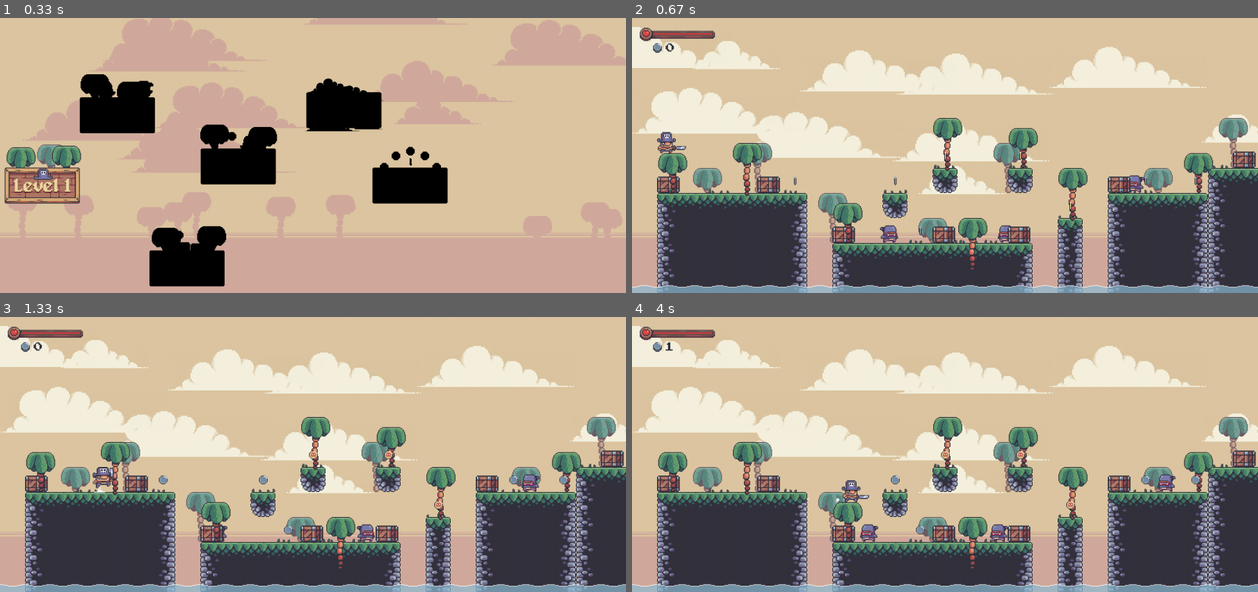
Above: before the commit, frames 1-4 (two rows, left to right).
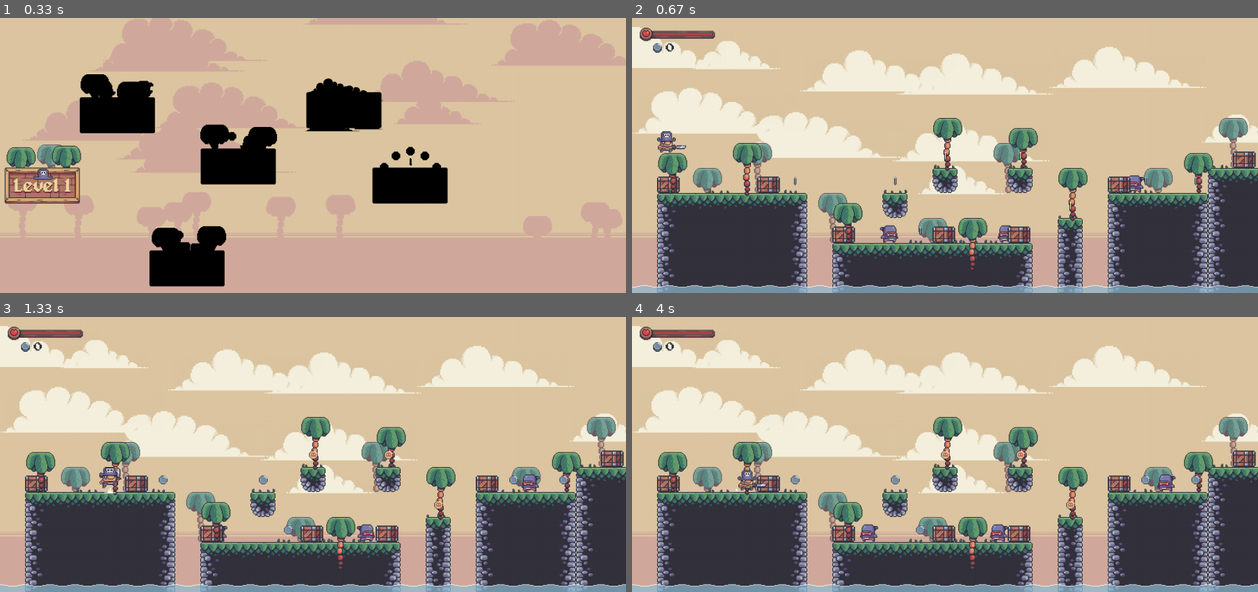
Above: after the commit, the same moments.

Repository: harryodubhghaill/pygame-platformer
Game: pygame game, started from main.py
The game is run twice, just before and just after one commit, with the same random seed, the same clock (stepped at 60 frames per second) and the same inputs.
Inputs:
- Up to frame 1 (0.33 s): no input
- Up to frame 2 (0.67 s): tap Space at 0.33 s
- Up to frame 3 (1.33 s): hold D 0.67-1.13 s; hold W from 1.17 s (still down)
- Up to frame 4 (4 s): release W at 1.47 s; hold D 1.5-1.97 s; hold D 2-2.53 s; hold D 2.57-2.97 s; hold W 3-3.37 s; hold D from 3.4 s (still down)

Frame 1 is identical in both runs. In frame 2, 0.2% of the frame differs, in the area x 4-9%, y 41-50%; in frame 3, 0.3%; in frame 4, 0.5%, in the area x 5-38%, y 9-68%.

Commit message:
fix player sword collision

Diff:
--- a/level.py
+++ b/level.py
@@ -203,24 +203,19 @@
 
     def horizontal_movement_collision(self):
         player = self.player.sprite
-        player.rect.x += player.direction.x * player.speed
+        player.collision_rect.x += player.direction.x * player.speed
         collidable_sprites = self.terrain_sprites.sprites() + self.crate_sprites.sprites() + self.fg_palm_sprites.sprites()
 
         for sprite in collidable_sprites:
-            if sprite.rect.colliderect(player.rect):
+            if sprite.rect.colliderect(player.collision_rect):
                 if player.direction.x < 0:
-                    player.rect.left = sprite.rect.right
+                    player.collision_rect.left = sprite.rect.right
                     player.on_left = True
                     self.current_x = player.rect.left
                 elif player.direction.x > 0:
-                    player.rect.right = sprite.rect.left
+                    player.collision_rect.right = sprite.rect.left
                     player.on_right = True
                     self.current_x = player.rect.right
-
-        if player.on_left and (player.rect.left < self.current_x or player.direction.x >= 0):
-            player.on_left = False
-        if player.on_right and (player.rect.right > self.current_x or player.direction.x <= 0):
-            player.on_right = False
 
     def vertical_movement_collision(self):
         player = self.player.sprite
@@ -228,20 +223,18 @@
         collidable_sprites = self.terrain_sprites.sprites() + self.crate_sprites.sprites() + self.fg_palm_sprites.sprites()
 
         for sprite in collidable_sprites:
-            if sprite.rect.colliderect(player.rect):
+            if sprite.rect.colliderect(player.collision_rect):
                 if player.direction.y > 0:
-                    player.rect.bottom = sprite.rect.top
+                    player.collision_rect.bottom = sprite.rect.top
                     player.direction.y = 0
                     player.on_ground = True
                 elif player.direction.y < 0:
-                    player.rect.top = sprite.rect.bottom
+                    player.collision_rect.top = sprite.rect.bottom
                     player.direction.y = 0
                     player.on_ceiling = True
 
         if player.on_ground and player.direction.y < 0 or player.direction.y > 1:
             player.on_ground = False
-        if player.on_ceiling and player.direction.y > 0:
-            player.on_ceiling = False
 
     def check_death(self):
         if self.player.sprite.rect.top > screen_height:
--- a/player.py
+++ b/player.py
@@ -22,6 +22,7 @@
         self.direction = pygame.math.Vector2(0, 0)
         self.gravity = 0.8
         self.jump_speed = -16
+        self.collision_rect = pygame.Rect(self.rect.topleft, (50, self.rect.height))
 
         # player status
         self.status = 'idle'
@@ -59,29 +60,17 @@
         image = animation[int(self.frame_index)]
         if self.facing_right:
             self.image = image
+            self.rect.bottomleft = self.collision_rect.bottomleft
         else:
             flipped_image = pygame.transform.flip(image, True, False)
             self.image = flipped_image
+            self.rect.bottomright = self.collision_rect.bottomright
 
         if self.invincible:
             alpha = self.wave_value()
             self.image.set_alpha(alpha)
         else:
             self.image.set_alpha(255)
-
-        # set the rect
-        if self.on_ground and self.on_right:
-            self.rect = self.image.get_rect(bottomright = self.rect.bottomright)
-        elif self.on_ground and self.on_left:
-            self.rect = self.image.get_rect(bottomleft = self.rect.bottomleft)
-        elif self.on_ground:
-            self.rect = self.image.get_rect(midbottom = self.rect.midbottom)
-        elif self.on_ceiling and self.on_right:
-            self.rect = self.image.get_rect(topright = self.rect.topright)
-        elif self.on_ceiling and self.on_left:
-            self.rect = self.image.get_rect(topleft = self.rect.topleft)
-        elif self.on_ceiling:
-            self.rect = self.image.get_rect(midtop = self.rect.midtop)
 
     def run_dust_animation(self):
         if self.status == 'run' and self.on_ground:
@@ -128,7 +117,7 @@
 
     def apply_gravity(self):
         self.direction.y += self.gravity
-        self.rect.y += self.direction.y
+        self.collision_rect.y += self.direction.y
 
     def jump(self):
         self.direction.y = self.jump_speed
